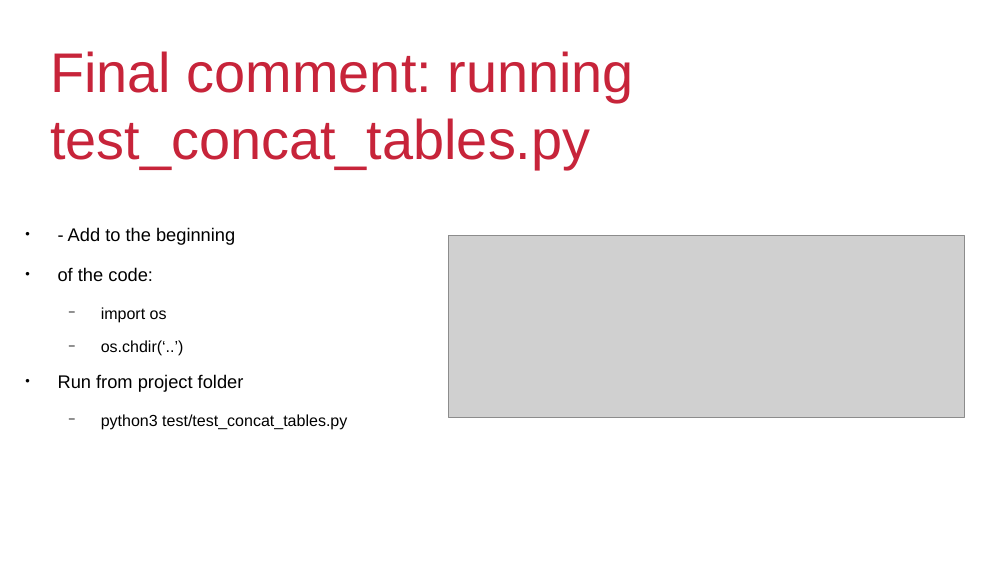
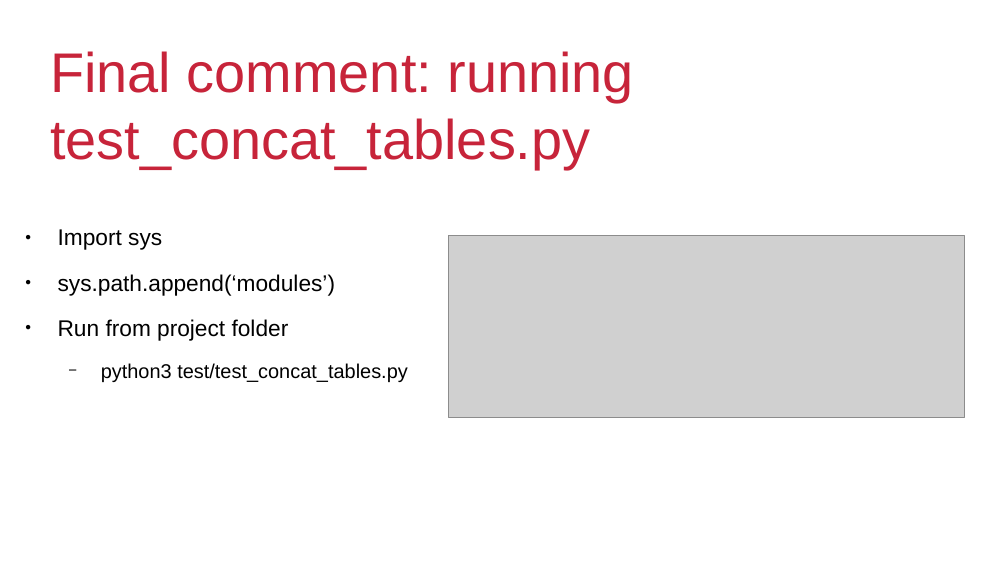
Before and after one commit to srgari/aulas_light_aplicadas, a slide deck: slide 12 of testing_codes/vscode_unittest/sergio_vscode_unittest.pptx. Drawn at 1008x567 pixels with LibreOffice and Linux fonts; fonts in the diff are those of the drawing; grey boxes stand for pictures; background and template pictures are left out. Boxes give left, top, right and bottom in pixels: in the first picture for what was removed or moved away, otherwise in the second. Text is boxed around its words. In the diff, an @@ line names an element or a change of style, - is before the commit and + after.

```diff
--- a/testing_codes/vscode_unittest/sergio_vscode_unittest.pptx
+++ b/testing_codes/vscode_unittest/sergio_vscode_unittest.pptx
@@ text at (x1=58, y1=229, x2=336, y2=296): text changed; size 14.4 to 17.9 pt @@
-● - Add to the beginning
-● of the code:
-  − import os
-  − os.chdir(‘..’)
+● Import sys
+● sys.path.append(‘modules’)
@@ text at (x1=58, y1=319, x2=408, y2=382): size 14.4 to 17.9 pt in "Run from project folder"; size 12.6 to 15.7 pt in "python3 test/test_concat_tables.py" @@
```
Also in this commit, not shown: 4 other files.
